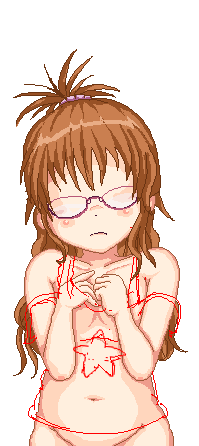
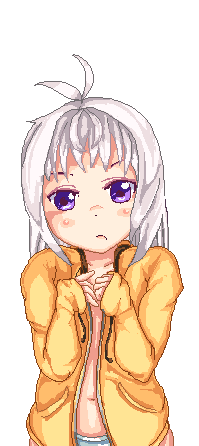
Layered file, before and after one edit (199 x 446). Changes by layer:
hid "mikan" over [13, 49, 161, 281]
showed "yukino" over [21, 54, 168, 267]
added layer "maki" (2nd of 2, in "expressions") in group "expressions" over [47, 159, 141, 240]
hid group "glasses" (2nd of 2, in "expressions") (3 layers) over [40, 167, 150, 219]
hid "glas" (2nd of 2, in "expressions" › "glasses") over [40, 186, 150, 219]
hid group "-_-" (1 layers) over [40, 171, 137, 235]
renamed "mirai" to "blacksister", hid it, painted on it over [23, 226, 181, 446]
hid group "tank" (1 layers) over [21, 252, 174, 446]
showed group "hoodie" (5 layers) over [20, 109, 184, 446]
hid "mikan_back" over [13, 170, 188, 379]
showed "yukino back" over [29, 174, 169, 335]
